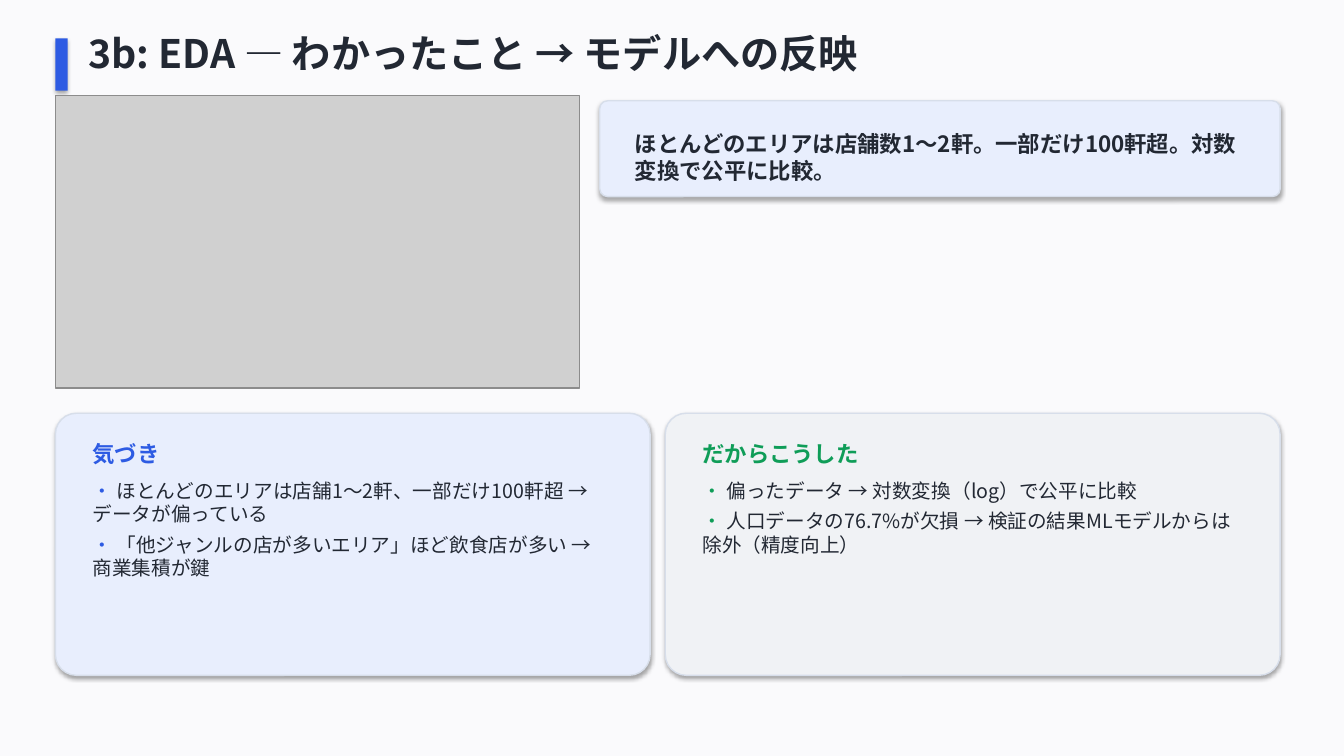
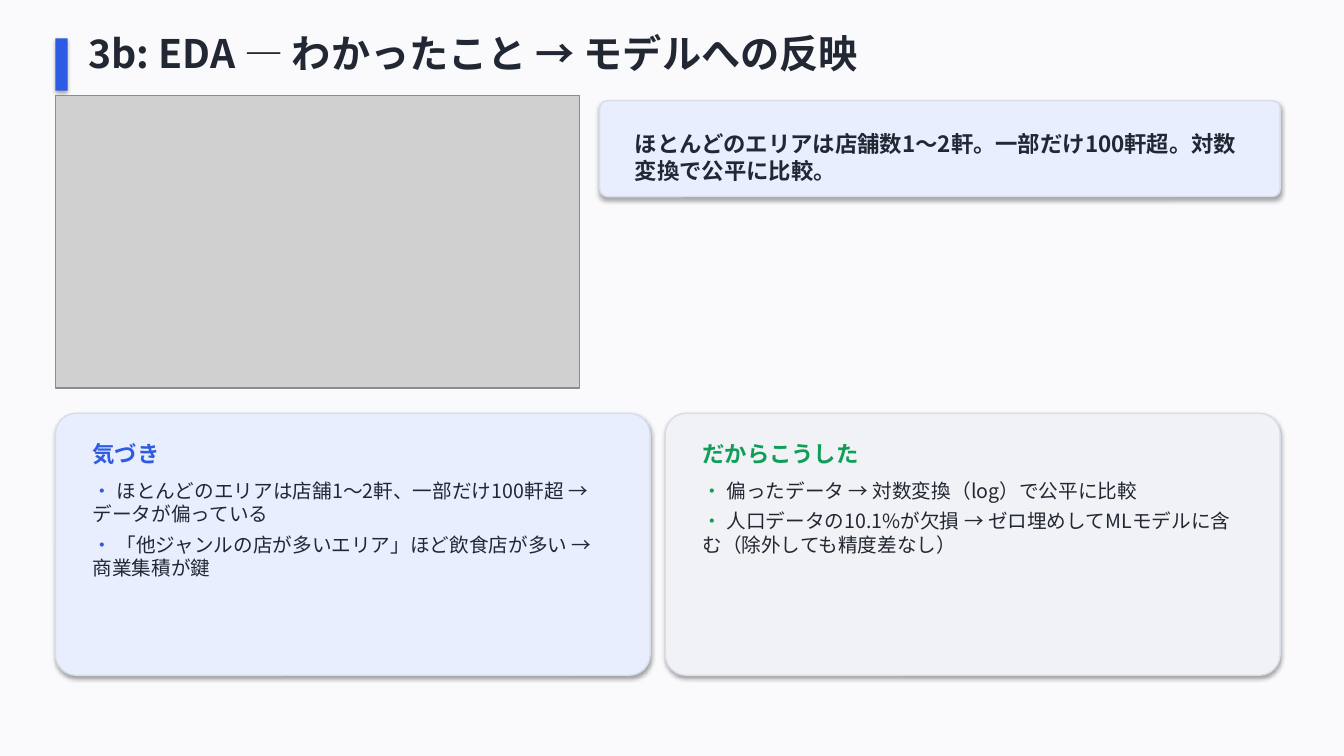
Before and after one commit to HisafumiTakahashi/market_gap_finder, a slide deck: slide 6 of docs/market_gap_finder_presentation.pptx. Drawn at 1344x756 pixels with LibreOffice and Linux fonts; fonts in the diff are those of the drawing; grey boxes stand for pictures. Boxes give left, top, right and bottom in pixels: in the first picture for what was removed or moved away, otherwise in the second. Text is boxed around its words. In the diff, an @@ line names an element or a change of style, - is before the commit and + after.

```diff
--- a/docs/market_gap_finder_presentation.pptx
+++ b/docs/market_gap_finder_presentation.pptx
@@ text at [702, 511, 1230, 554]: text changed @@
-• 人口データの76.7%が欠損 → 検証の結果MLモデルからは除外（精度向上）
+• 人口データの10.1%が欠損 → ゼロ埋めしてMLモデルに含む（除外しても精度差なし）
```
Also in this commit, not shown: 9 other slides changed, 1 slide added, 2 slides removed, 2 other files.
